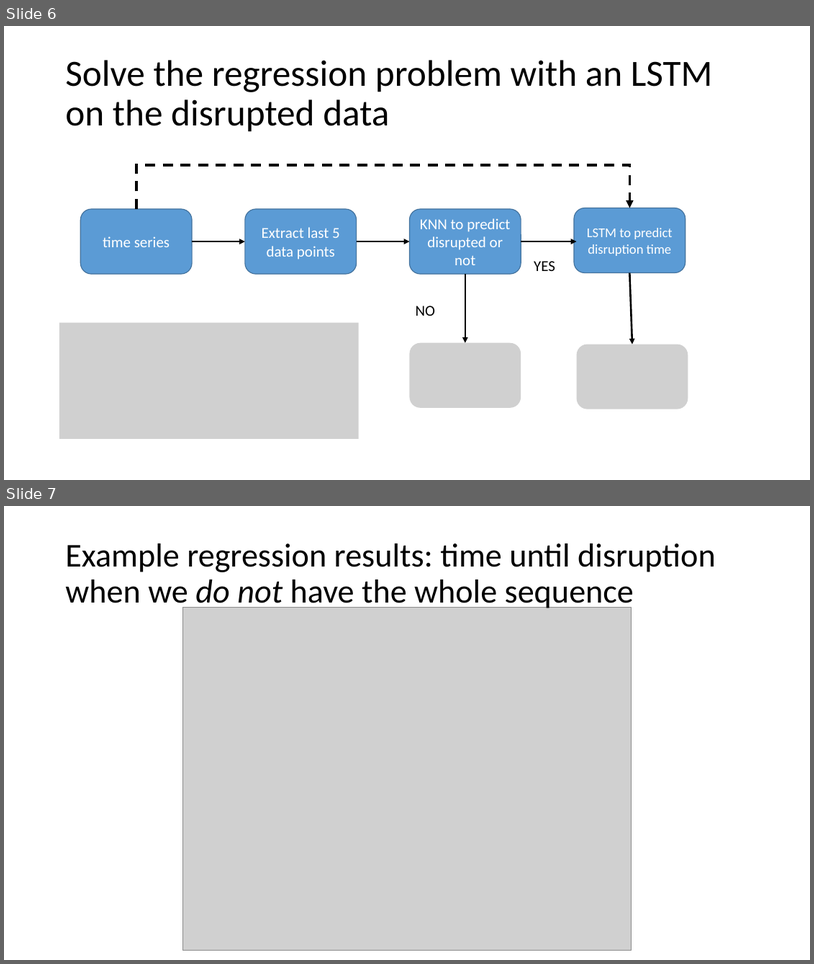
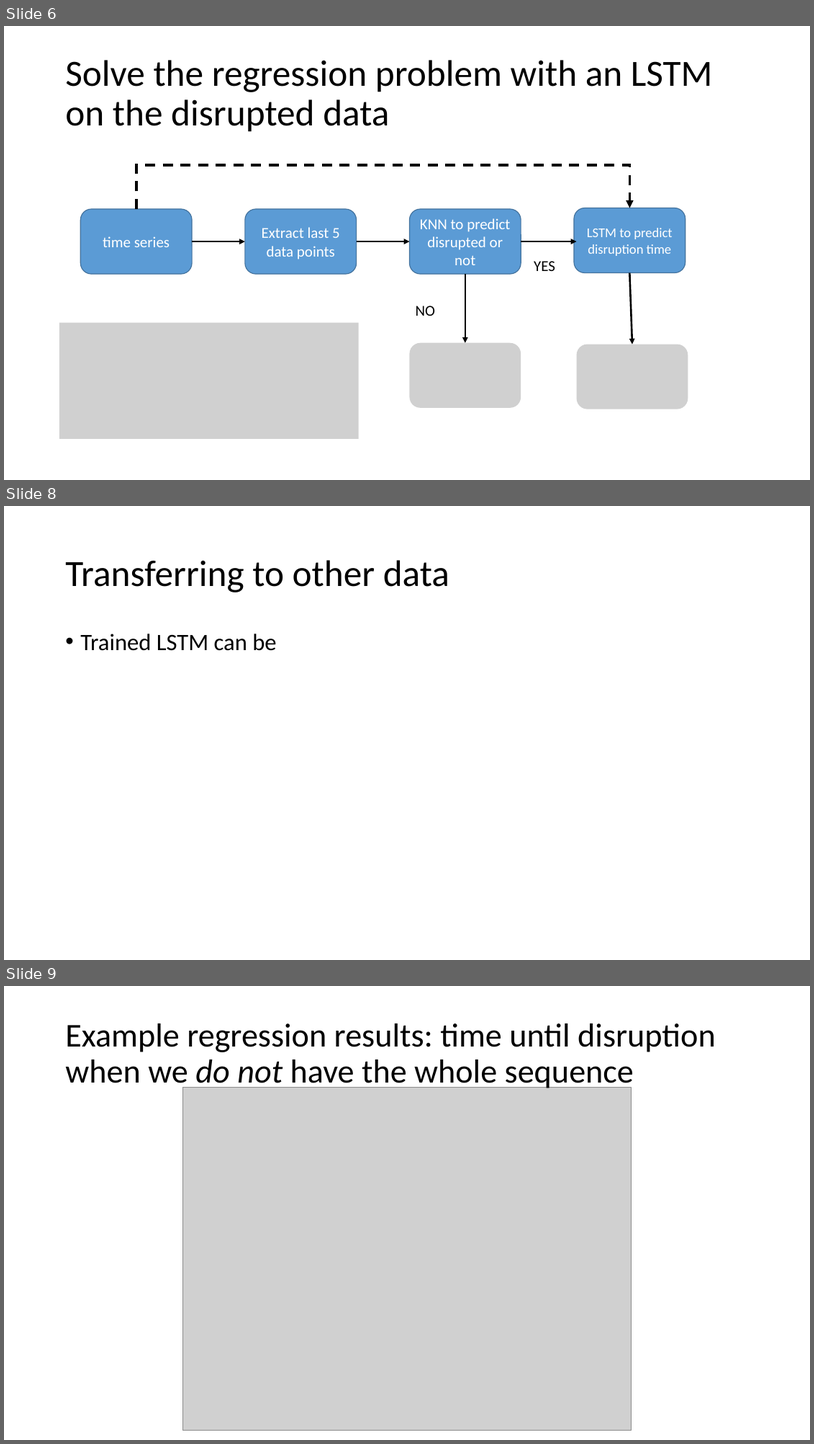
Before and after one commit to hoseasiu/hack4fusion, a slide deck: problem_approach.pptx. Shown one above the other, each under a label of ours: slides 6 and 7 before the commit, slides 6, 8 and 9 after it; the slides between them are not shown. The pictures are 814x964 and 814x1444 pixels, drawn with LibreOffice and Linux fonts; fonts in the diff are those of the drawing; grey boxes stand for pictures. Boxes give left, top, right and bottom in pixels: in the first picture for what was removed or moved away, otherwise in the second. Text is boxed around its words. In the diff, an @@ line names an element or a change of style, - is before the commit and + after.

```diff
--- a/problem_approach.pptx
+++ b/problem_approach.pptx
@@ slide 8 added at (x1=4, y1=506, x2=810, y2=960), background #FFFFFF @@
@@ title added at (x1=65, y1=560, x2=450, y2=592), 44 pt, text #000000 @@
+Transferring to other data
@@ text added at (x1=80, y1=633, x2=276, y2=651), 28 pt, text #000000 @@
+• Trained LSTM can be
@@ what was slide 7 is now slide 9 @@
```
Also in this commit, not shown: 1 other slide added.
